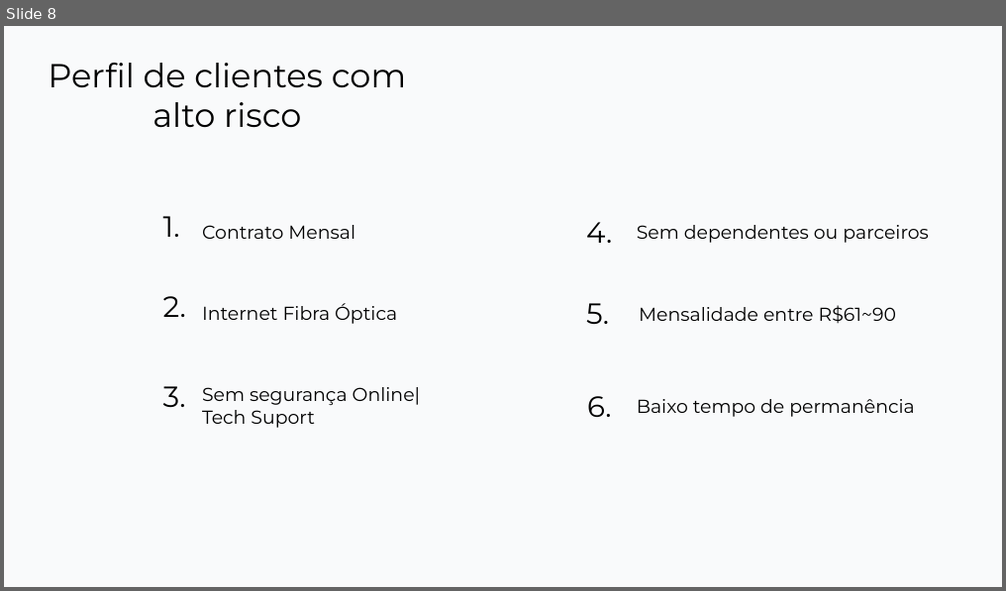
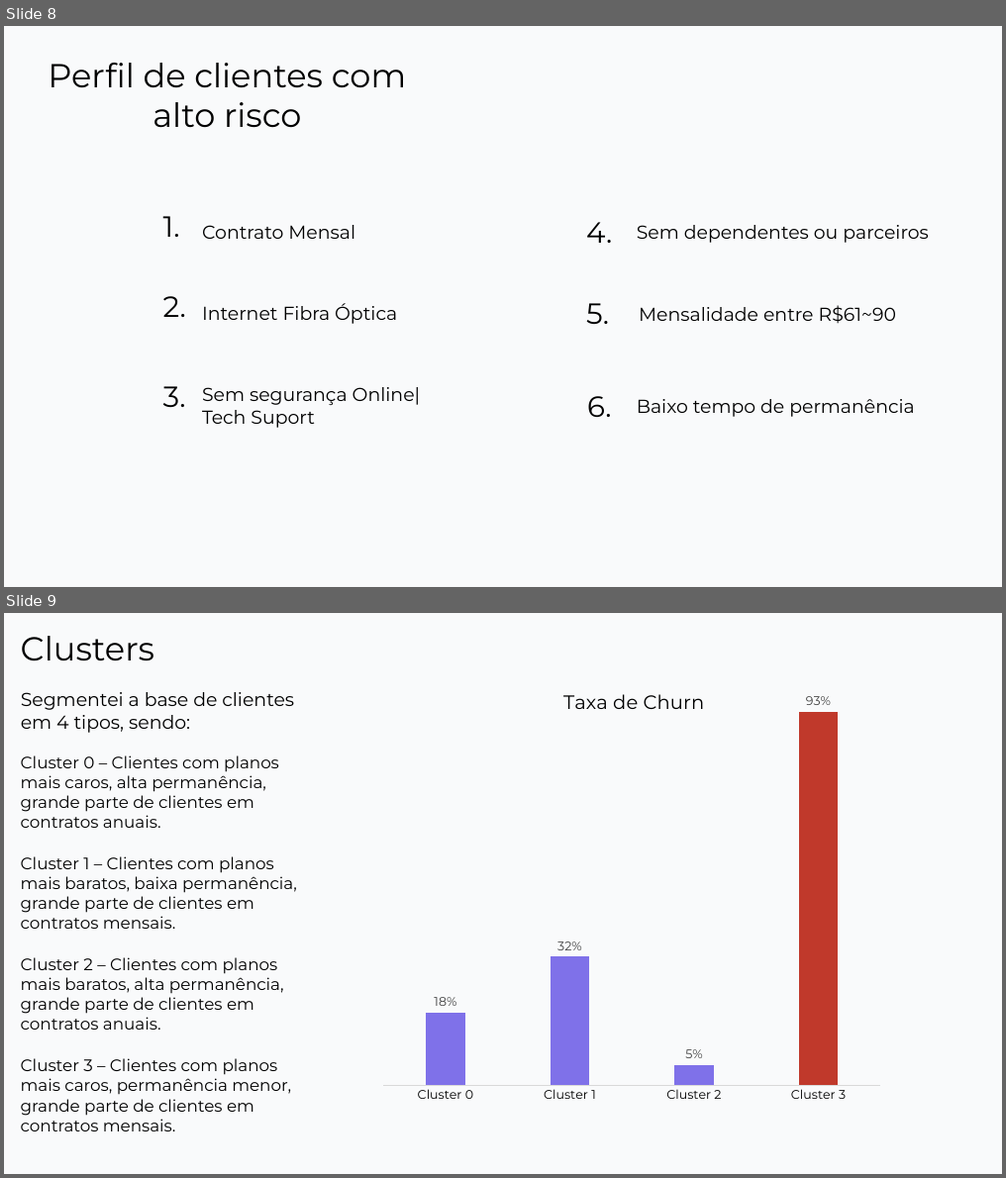
Before and after one commit to HenryDavid12/telco, a slide deck: Apresentação/Apresentação_Telco.pptx. Shown one above the other, each under a label of ours: slide 8 before the commit, slides 8 and 9 after it. The pictures are 1006x591 and 1006x1178 pixels, drawn with LibreOffice and Linux fonts; fonts in the diff are those of the drawing. Boxes give left, top, right and bottom in pixels: in the first picture for what was removed or moved away, otherwise in the second. Text is boxed around its words. In the diff, an @@ line names an element or a change of style, - is before the commit and + after.

```diff
--- a/Apresentação/Apresentação_Telco.pptx
+++ b/Apresentação/Apresentação_Telco.pptx
@@ slide 9 added at bbox=[4, 613, 1002, 1174], background #FFFFFF @@
@@ rectangle added at bbox=[4, 613, 1002, 1174], fill #F9FAFB @@
@@ text added at bbox=[21, 636, 154, 662], 32 pt, text #000000 @@
+Clusters
@@ column chart added at bbox=[376, 671, 892, 1115] @@
+title "Taxa de Churn"
+categories: Cluster 0, Cluster 1, Cluster 2, Cluster 3
+Taxa de Churn: 0.18, 0.32, 0.05, 0.93
@@ text added at bbox=[21, 692, 294, 733], 18 pt, text #000000 @@
+Segmentei a base de clientes em 4 tipos, sendo:
@@ text added at bbox=[21, 756, 279, 828], 16 pt, text #000000 @@
+Cluster 0 – Clientes com planos mais caros, alta permanência, grande parte de clientes em contratos anuais.
@@ text added at bbox=[21, 857, 297, 929], 16 pt, text #000000 @@
+Cluster 1 – Clientes com planos mais baratos, baixa permanência, grande parte de clientes em contratos mensais.
@@ text added at bbox=[21, 958, 284, 1030], 16 pt, text #000000 @@
+Cluster 2 – Clientes com planos mais baratos, alta permanência, grande parte de clientes em contratos anuais.
@@ text added at bbox=[21, 1059, 291, 1132], 16 pt, text #000000 @@
+Cluster 3 – Clientes com planos mais caros, permanência menor, grande parte de clientes em contratos mensais.
```
Also in this commit, not shown: 1 slide changed, 12 other files.
